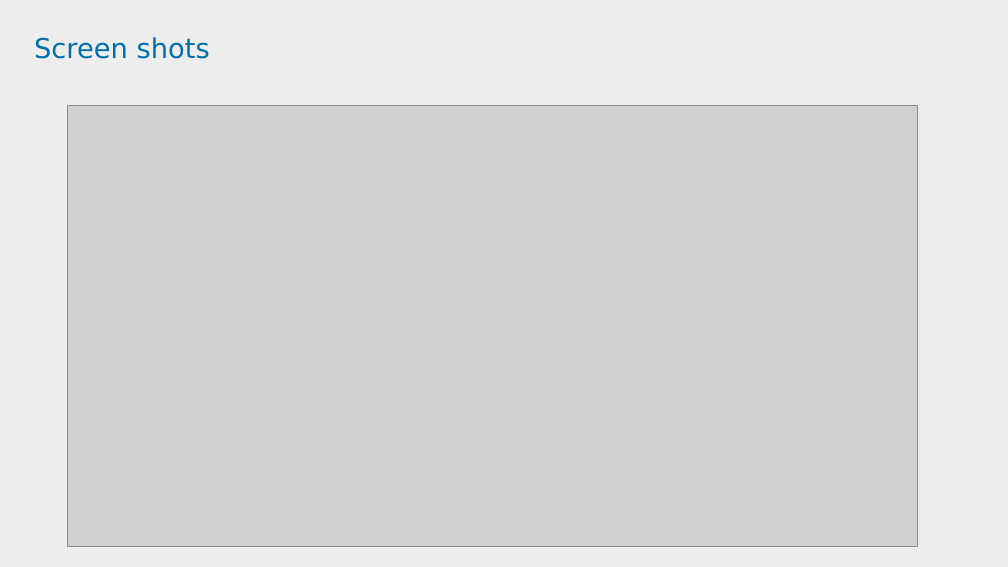
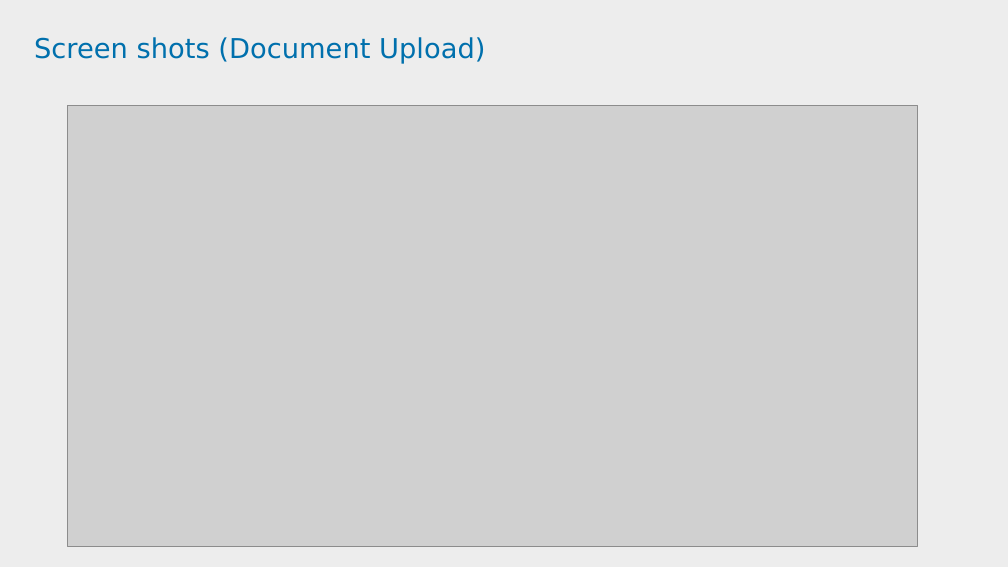
Before and after one commit to tusharp8764/project, a slide deck: slide 17 of Policy Endorsement PPT--FINAL.pptx. Drawn at 1008x567 pixels with LibreOffice and Linux fonts; fonts in the diff are those of the drawing; grey boxes stand for pictures; background and template pictures are left out. Boxes give left, top, right and bottom in pixels: in the first picture for what was removed or moved away, otherwise in the second. Text is boxed around its words. In the diff, an @@ line names an element or a change of style, - is before the commit and + after.

```diff
--- a/Policy Endorsement PPT--FINAL.pptx
+++ b/Policy Endorsement PPT--FINAL.pptx
@@ title at (34,37,485,64): text changed @@
-Screen shots
+Screen shots (Document Upload)
```
Also in this commit, not shown: 10 other slides changed, 1 slide added.
